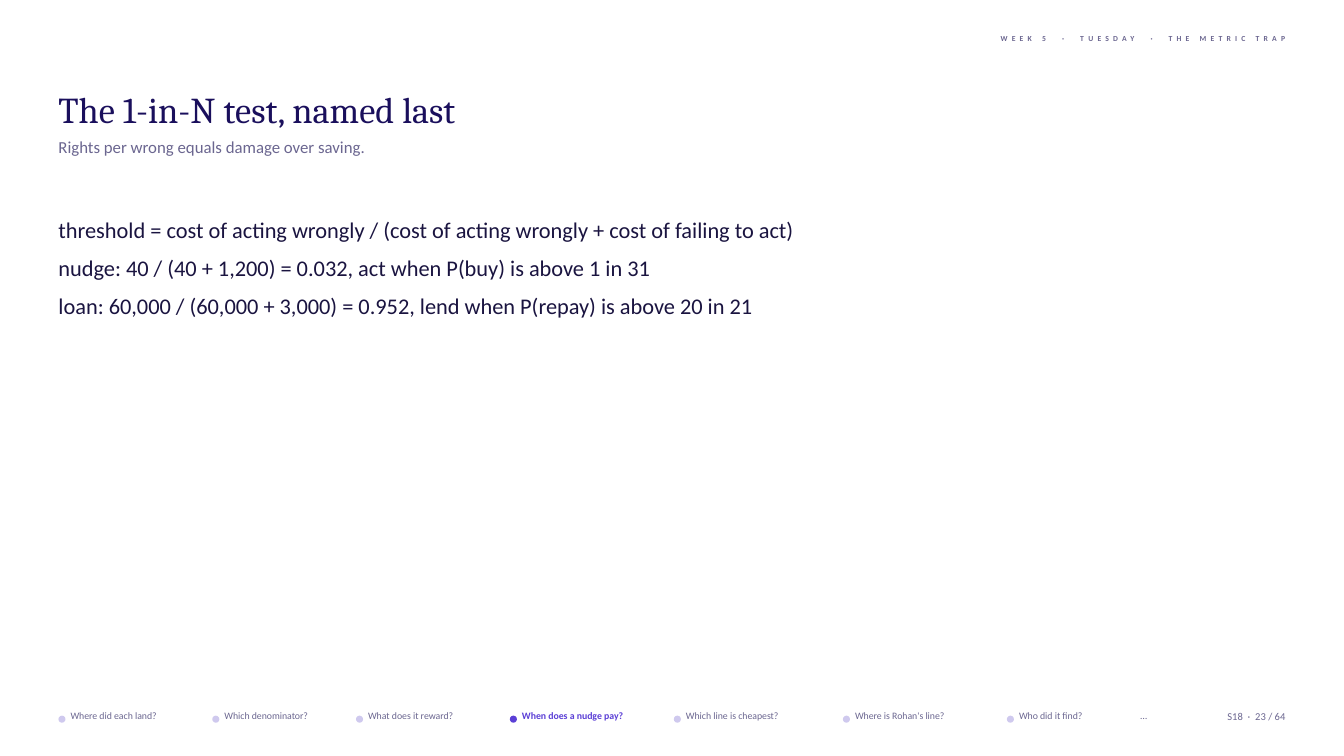
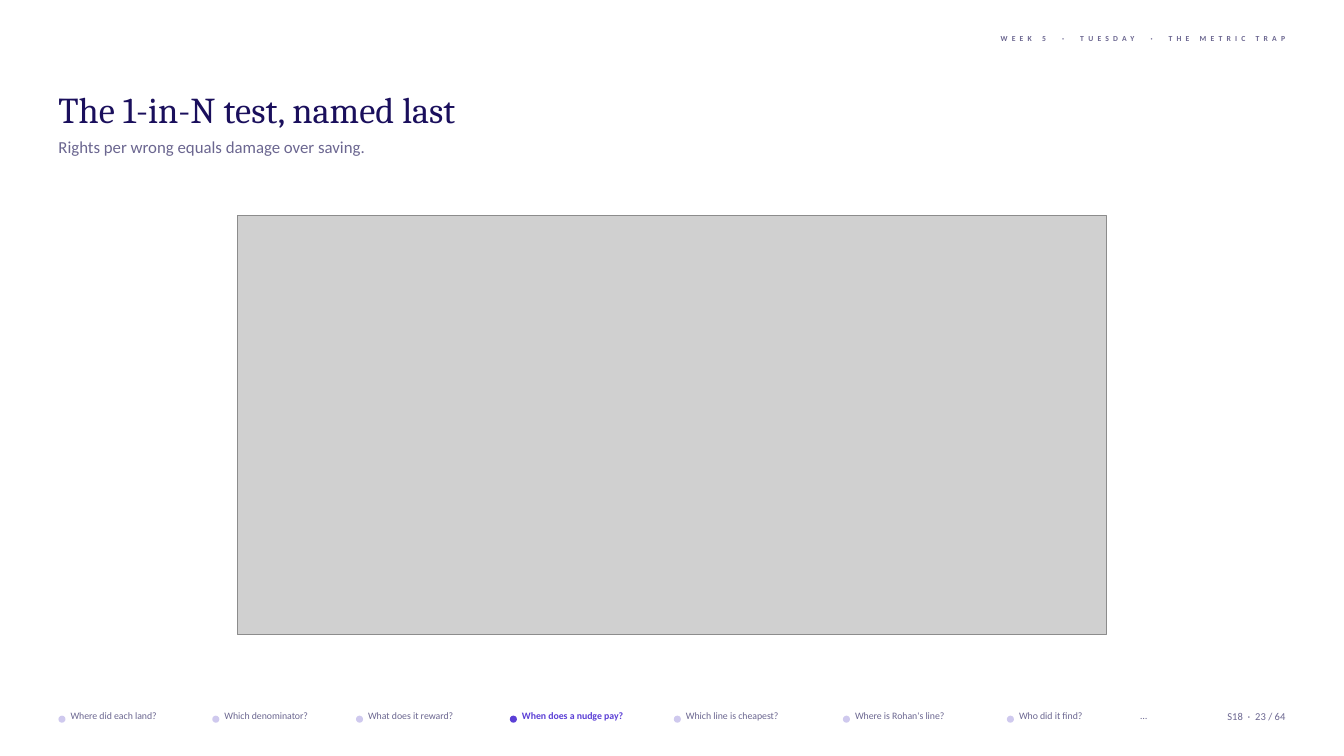
Before and after one commit to fde-academy-lab/c2-content-factory, a slide deck: slide 23 of content/W05/D2/1_in_class_training_content/slides/C2_W05_D02_slides_STUDENT.pptx. Drawn at 1344x756 pixels with LibreOffice and Linux fonts; fonts in the diff are those of the drawing; grey boxes stand for pictures; background and template pictures are left out. Boxes give left, top, right and bottom in pixels: in the first picture for what was removed or moved away, otherwise in the second. Text is boxed around its words. In the diff, an @@ line names an element or a change of style, - is before the commit and + after.

```diff
--- a/content/W05/D2/1_in_class_training_content/slides/C2_W05_D02_slides_STUDENT.pptx
+++ b/content/W05/D2/1_in_class_training_content/slides/C2_W05_D02_slides_STUDENT.pptx
@@ text removed at (x1=58, y1=222, x2=793, y2=318) @@
-threshold = cost of acting wrongly / (cost of acting wrongly + cost of failing to act)
-nudge: 40 / (40 + 1,200) = 0.032, act when P(buy) is above 1 in 31
-loan: 60,000 / (60,000 + 3,000) = 0.952, lend when P(repay) is above 20 in 21
@@ picture added at (x1=237, y1=216, x2=1106, y2=635) @@
```
Also in this commit, not shown: 6 other slides changed, 13 other files.
